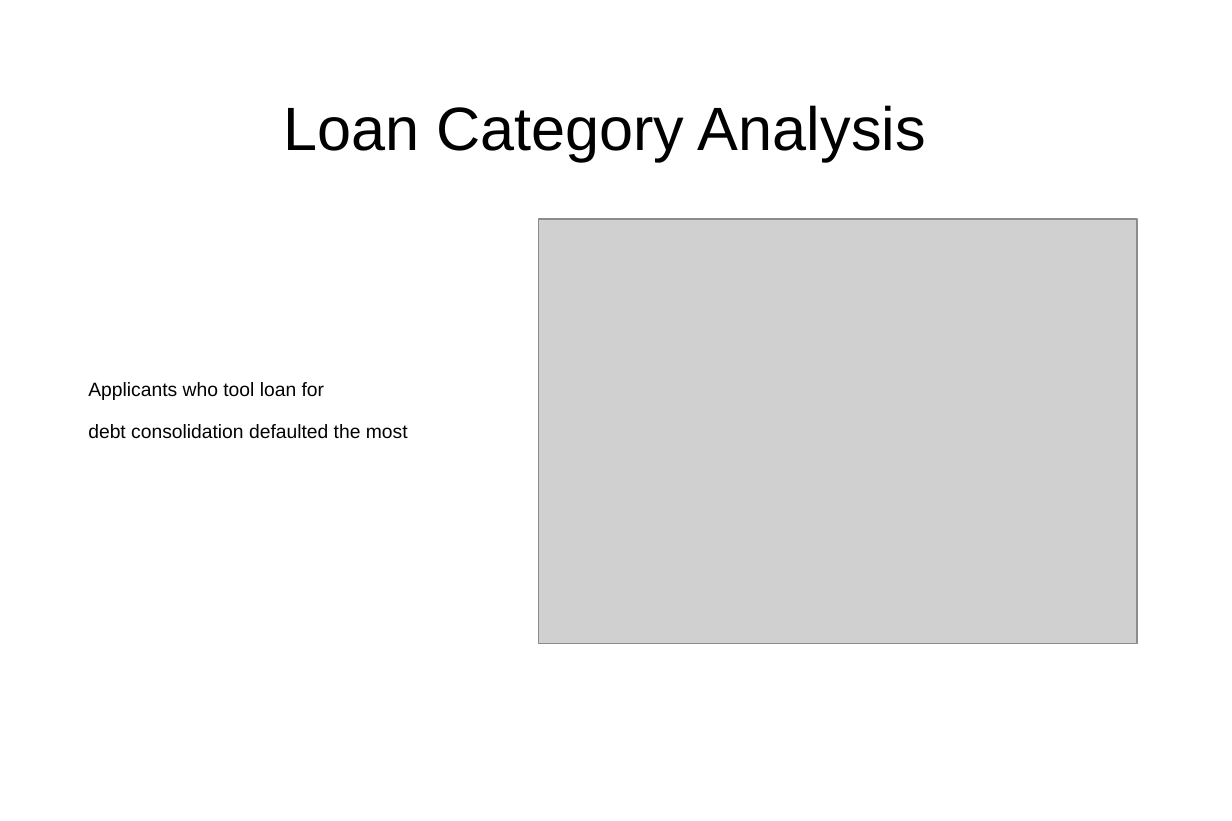
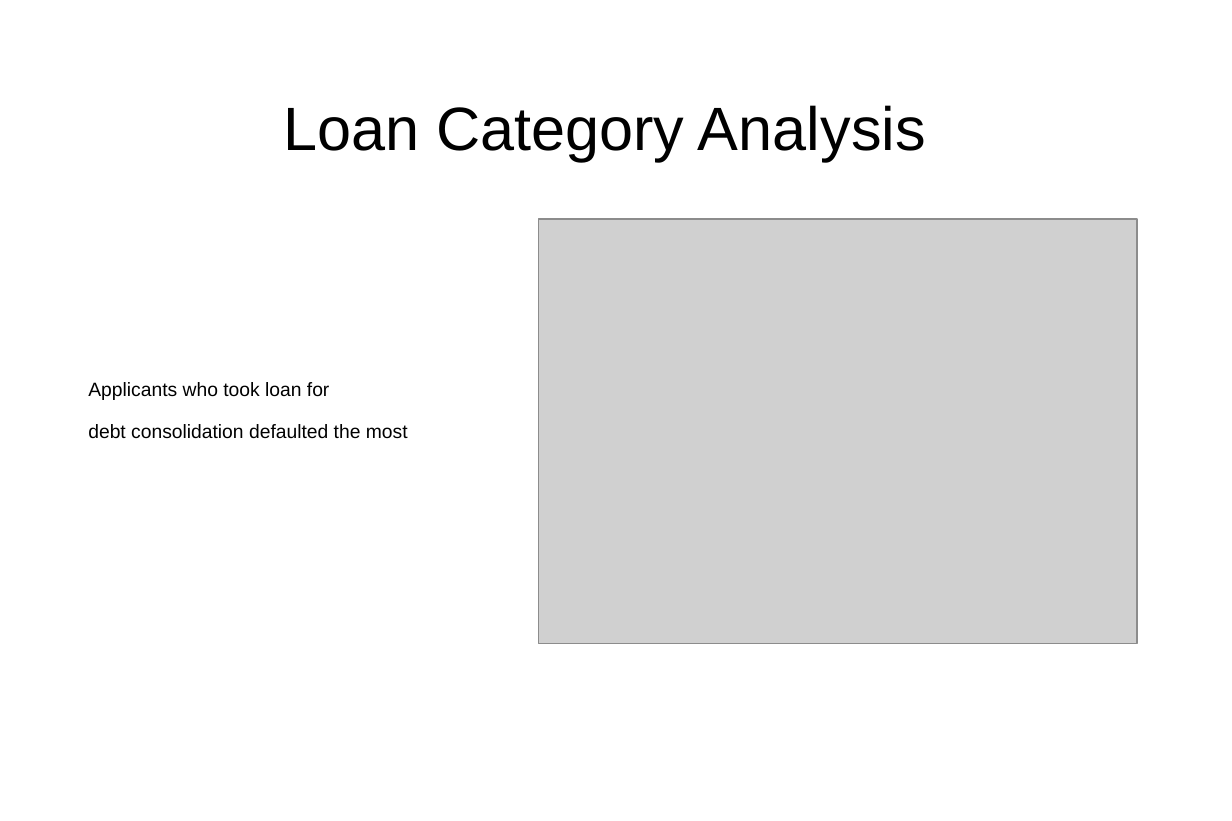
Before and after one commit to vinoth-commits/Lending-Club-Case-Study, a slide deck: slide 7 of Vinoth.ppt. Drawn at 1232x821 pixels with LibreOffice and Linux fonts; fonts in the diff are those of the drawing; grey boxes stand for pictures; background and template pictures are left out. Boxes give left, top, right and bottom in pixels: in the first picture for what was removed or moved away, otherwise in the second. Text is boxed around its words. In the diff, an @@ line names an element or a change of style, - is before the commit and + after.

```diff
--- a/Vinoth.ppt
+++ b/Vinoth.ppt
@@ text at [88, 382, 330, 400]: text changed @@
-Applicants who tool loan for
+Applicants who took loan for
```
Also in this commit, not shown: 6 other slides changed, 1 other file.
